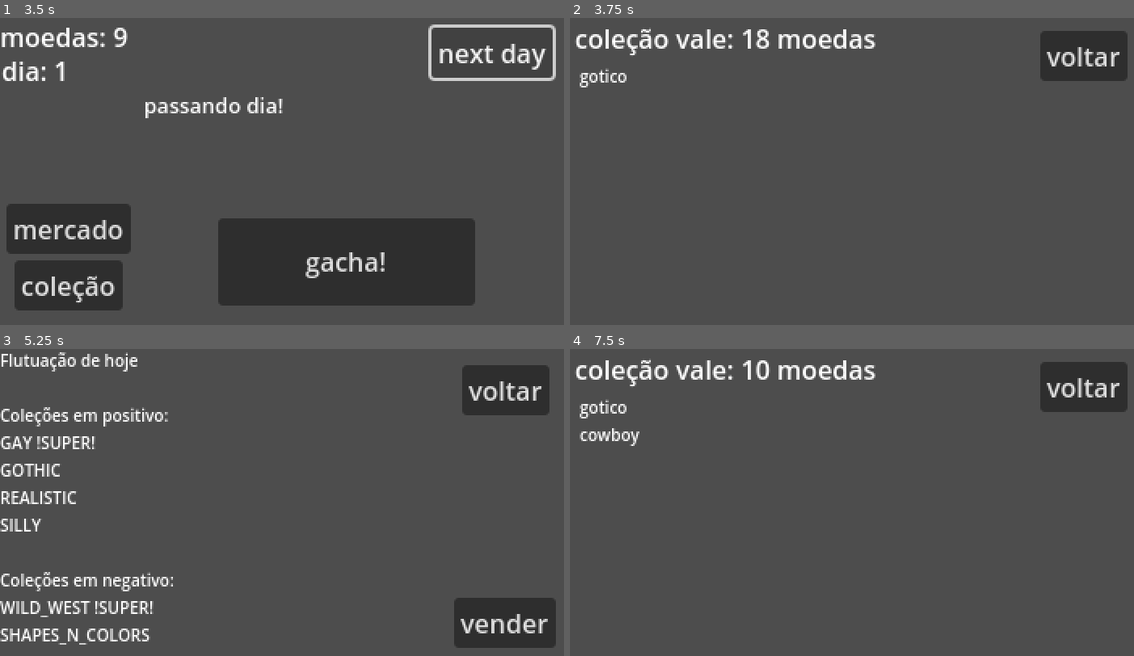
Above: before the commit, frames 1-4 (two rows, left to right).
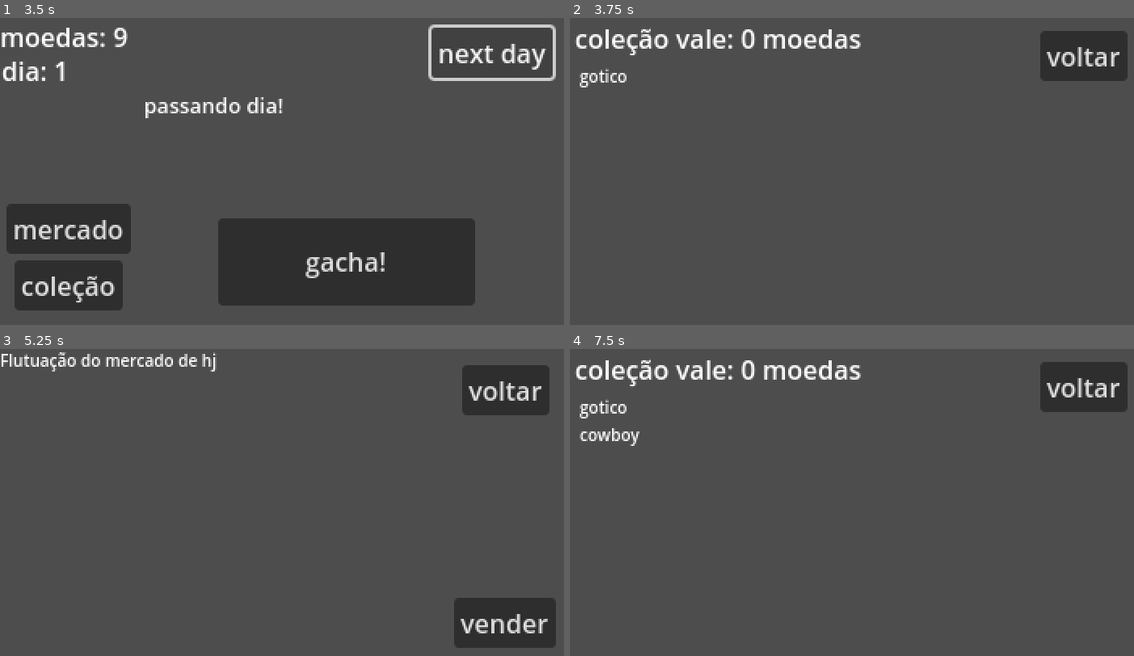
Above: after the commit, the same moments.

Repository: cosmicfoxgames/sapopon
Game: Godot game, scene res://scenes/game_master.tscn
The game is run twice, just before and just after one commit, with the same random seed, the same clock (stepped at 60 frames per second) and the same inputs.
Inputs:
- Up to frame 1 (3.5 s): click "começar jogo" at 0.5 s; click "gacha!" at 1.25 s; click "next day" at 2 s; click "next day" at 2.75 s
- Up to frame 2 (3.75 s): click "coleção" at 3.5 s
- Up to frame 3 (5.25 s): click "voltar" at 4.25 s; click "mercado" at 5 s
- Up to frame 4 (7.5 s): click "voltar" at 5.75 s; click "gacha!" at 6.5 s; click "coleção" at 7.25 s

Frame 1 is identical in both runs. In frame 2, 0.7% of the frame differs, in the area x 30-55%, y 3-10%; in frame 3, 4.1%, in the area x 0-39%, y 1-97%; in frame 4, 0.7%.
Error after the commit: Invalid access to property or key '0' on a base object of type 'Nil'. (res://scripts/game_data.gd:92)

Commit message:
implemented save game

Diff:
--- a/project.godot
+++ b/project.godot
@@ -22,6 +22,7 @@
 GlobalSignals="*res://scripts/global_signals.gd"
 CFGCommonLibrary="*res://scripts/cfg_common_library.gd"
 GameResources="*res://scripts/game_resources.gd"
+Save="*res://scripts/save.gd"
 
 [display]
 
--- a/scenes/gacha_master.gd
+++ b/scenes/gacha_master.gd
@@ -26,6 +26,7 @@
 	PlayerData.currnt_day += 1
 
 	upper_ui.set_ui(PlayerData.current_money, PlayerData.currnt_day)
+	Save.save_game()
 
 #signals
 
--- a/scenes/game_master.gd
+++ b/scenes/game_master.gd
@@ -8,6 +8,7 @@
 func _ready() -> void:
 	handle_changing_scene(load(GameData.scene_paths[GameData.SCENES.MAIN_MENU]))
 	conect_all_signals()
+	Save.load_game()
 
 func _process(delta: float) -> void:
 	pass
--- a/scenes/main_menu.gd
+++ b/scenes/main_menu.gd
@@ -11,5 +11,5 @@
 #signals
 
 func _on_button_button_down() -> void:
-	GameData.start_fresh_game()
+	#GameData.start_fresh_game()
 	GlobalSignals.change_scene.emit(load(GameData.scene_paths[GameData.SCENES.GACHA_ROOM]))
--- a/scripts/game_data.gd
+++ b/scripts/game_data.gd
@@ -1,4 +1,6 @@
 extends Node
+
+var full_version = [0, 0, 0]
 
 enum FROG_COLECTIONS {GOTHIC, WILD_WEST, SILLY, SHAPES_N_COLORS, REALISTIC, GAY}
 enum MARKET_FLUCTUATIONS {NEGATIVE, NEUTRAL, POSITIVE}
@@ -102,11 +104,11 @@
 			#coleção é uma super influencia
 			if PlayerData.today_market_fluctuation[2].has(GameData.FROG_COLECTIONS.keys()[frog.colection]):
 				print("sapo é super flutuação negativa")
-				valor += frog.get_value() * -8
+				valor += frog.get_value() * -2
 			#coleção não é uma super influencia
 			else:
 				print("sapo é flutuação negativa")
-				valor += frog.get_value() * -2
+				valor += frog.get_value() * -1
 
 		#coleção não tá nas flutuações de hj
 		else:
--- /dev/null
+++ b/scripts/save.gd
@@ -0,0 +1,105 @@
+extends Node
+
+signal just_saved_game()
+signal just_updated_game()
+
+signal game_is_older_than_save
+
+enum SAVE_VERSIONING_STATUS {SAME_VERSION, GAME_IS_NEW_VERSION, GAME_IS_OLD_VERSION}
+
+const VERSIONS_THAT_NEED_UPDATION = []
+
+var save = {}
+var save_game_path = "user://game.save"
+
+func save_game():
+	var file = FileAccess.open(save_game_path, FileAccess.WRITE)
+	get_save()
+	file.store_var(save)
+	file.close()
+	print("fim do save game")
+
+	just_saved_game.emit()
+
+func load_game():
+	print("VEIO PRO LOAD GAME")
+	#DebugDevCheats.delete_save_file()
+	if not FileAccess.file_exists(save_game_path):
+		print("no save game yet. creating new save game")
+		#GameData.get_system_locale()
+		get_default_save_game()
+		save_game()
+	var file = FileAccess.open(save_game_path, FileAccess.READ)
+	save = file.get_var()
+	file.close()
+
+	match check_if_save_is_same_version(save):
+		SAVE_VERSIONING_STATUS.SAME_VERSION: update_with_loaded_game()
+		SAVE_VERSIONING_STATUS.GAME_IS_NEW_VERSION: check_for_updates_in_save(save)
+		SAVE_VERSIONING_STATUS.GAME_IS_OLD_VERSION: game_is_older_than_save.emit()
+
+func get_save():
+	print("veio pro get_save")
+	save = {
+		"version" : GameData.full_version,
+		"current_money" : PlayerData.current_money,
+		"collection" : PlayerData.current_collection,
+		"curr_day" : PlayerData.currnt_day,
+		"today_market_fluctuation" :  PlayerData.today_market_fluctuation
+	}
+
+func get_default_save_game():
+	print("veio pro get_degault_save_game")
+	save = {
+		"version" : GameData.full_version,
+		"current_money" : 10,
+		"collection" : [],
+		"curr_day" : 1,
+		"today_market_fluctuation" : null
+	}
+
+	update_with_loaded_game()
+
+func update_with_loaded_game():
+	print("veio pro update with loaded game")
+	print(save)
+	PlayerData.current_money = save["current_money"]
+	PlayerData.current_collection = save["collection"]
+	PlayerData.currnt_day = save["curr_day"]
+	PlayerData.today_market_fluctuation = save["today_market_fluctuation"]
+
+	just_updated_game.emit()
+
+#handle versioning
+
+func check_if_save_is_same_version(s : Dictionary):
+	print("veio pro check_if_save_is_same_version")
+
+	var save_version = save["version"]
+
+	var version_check_step = 0
+	for i in GameData.full_version:
+		print("checking, game_version: " + str(i) + ", save_version: " + str(save_version[version_check_step]))
+		if i > save_version[version_check_step]:
+			print("GAME_IS_NEW_VERSION")
+			return(SAVE_VERSIONING_STATUS.GAME_IS_NEW_VERSION)
+		elif i < save_version[version_check_step]:
+			print("GAME_IS_OLD_VERSION")
+			return(SAVE_VERSIONING_STATUS.GAME_IS_OLD_VERSION)
+
+		version_check_step += 1
+
+	print("SAME_VERSION")
+	return(SAVE_VERSIONING_STATUS.SAME_VERSION)
+
+func check_for_updates_in_save(s):
+	var save_version = save["version"]
+
+	for i in VERSIONS_THAT_NEED_UPDATION:
+		if i == save_version:pass
+			#match i:
+				#[2, 1, 0]: update_from_2_1_to_3_0(s)
+
+	update_with_loaded_game()
+
+#all save data updates
